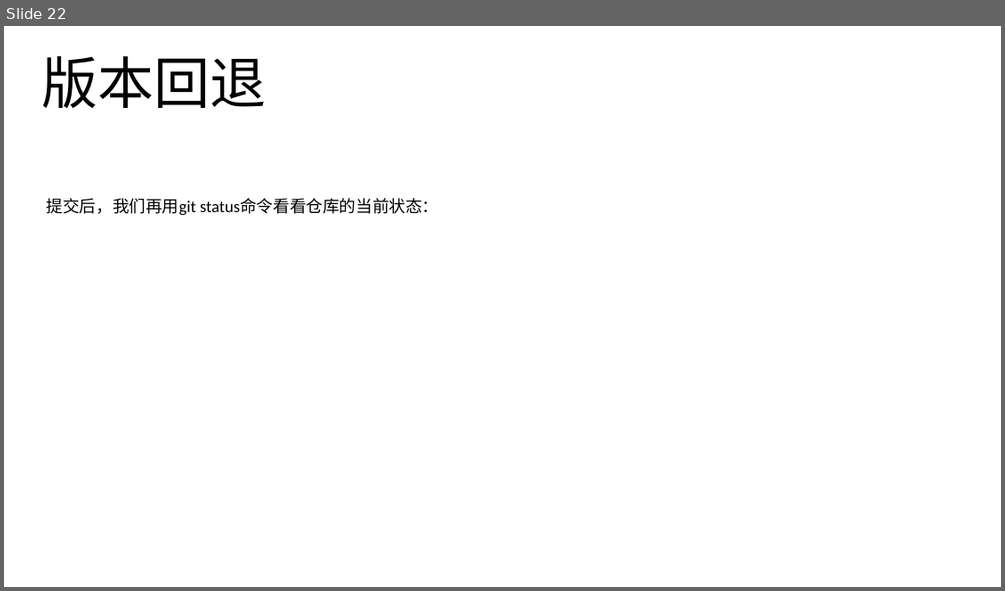
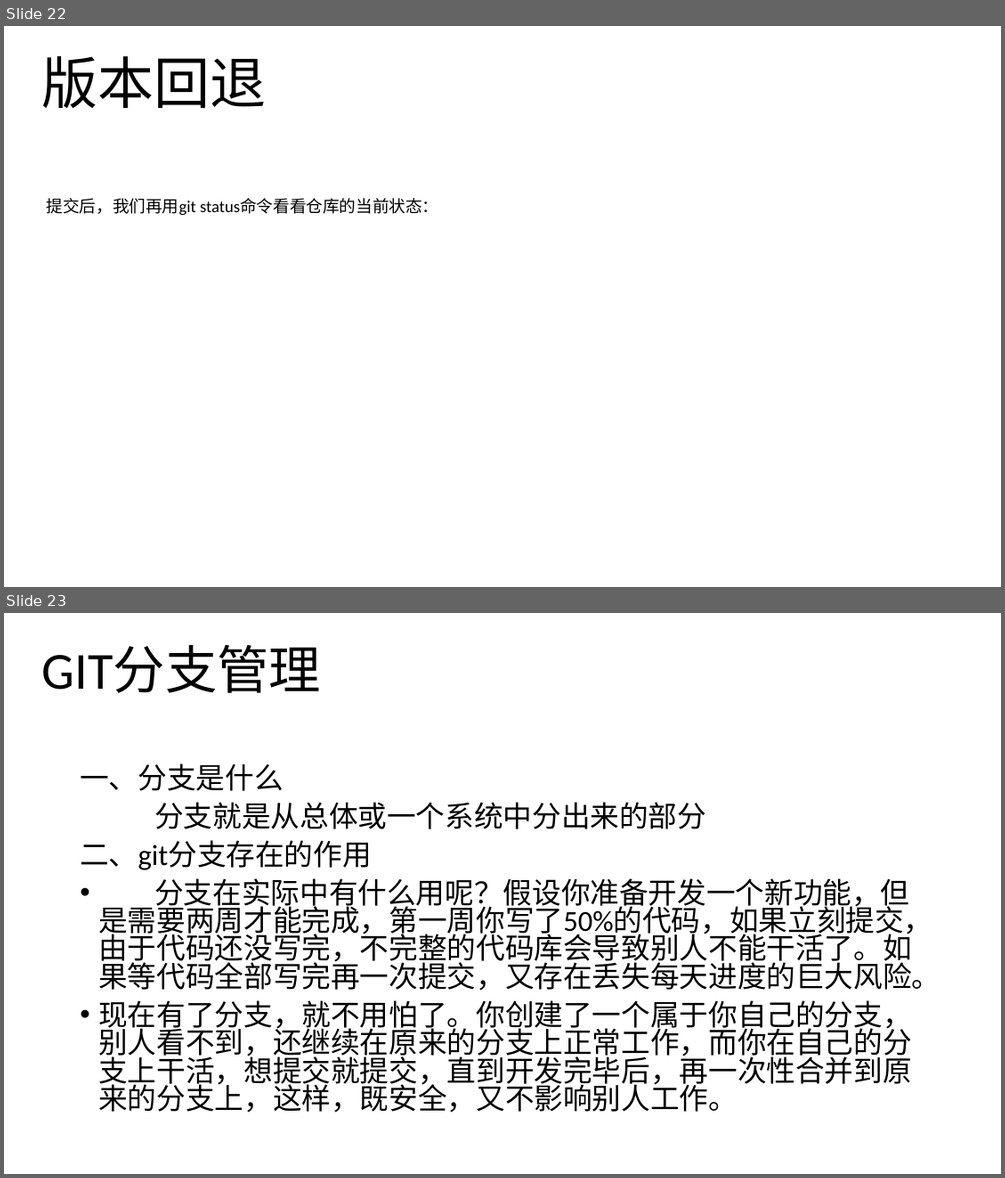
Before and after one commit to noprom/shandong, a slide deck: doc/ppt/helin.pptx. Shown one above the other, each under a label of ours: slide 22 before the commit, slides 22 and 23 after it. The pictures are 1005x591 and 1005x1178 pixels, drawn with LibreOffice and Linux fonts; fonts in the diff are those of the drawing. Boxes give left, top, right and bottom in pixels: in the first picture for what was removed or moved away, otherwise in the second. Text is boxed around its words. In the diff, an @@ line names an element or a change of style, - is before the commit and + after.

```diff
--- a/doc/ppt/helin.pptx
+++ b/doc/ppt/helin.pptx
@@ slide 23 added at [4,613,1001,1174], background #FFFFFF @@
@@ text added at [42,646,321,693], 50 pt, text #000000 @@
+GIT分支管理
@@ text added at [80,763,940,1112], 28 pt, text #000000 @@
+一、分支是什么
+分支就是从总体或一个系统中分出来的部分
+二、git分支存在的作用
+• 分支在实际中有什么用呢？假设你准备开发一个新功能，但是需要两周才能完成，第一周你写了50%的代码，如果立刻提交，由于代码还没写完，不完整的代码库会导致别人不能干活了。如果等代码全部写完再一次提交，又存在丢失每天进度的巨大风险。
+• 现在有了分支，就不用怕了。你创建了一个属于你自己的分支，别人看不到，还继续在原来的分支上正常工作，而你在自己的分支上干活，想提交就提交，直到开发完毕后，再一次性合并到原来的分支上，这样，既安全，又不影响别人工作。
```
Also in this commit, not shown: 1 slide changed, 1 other slide added.
